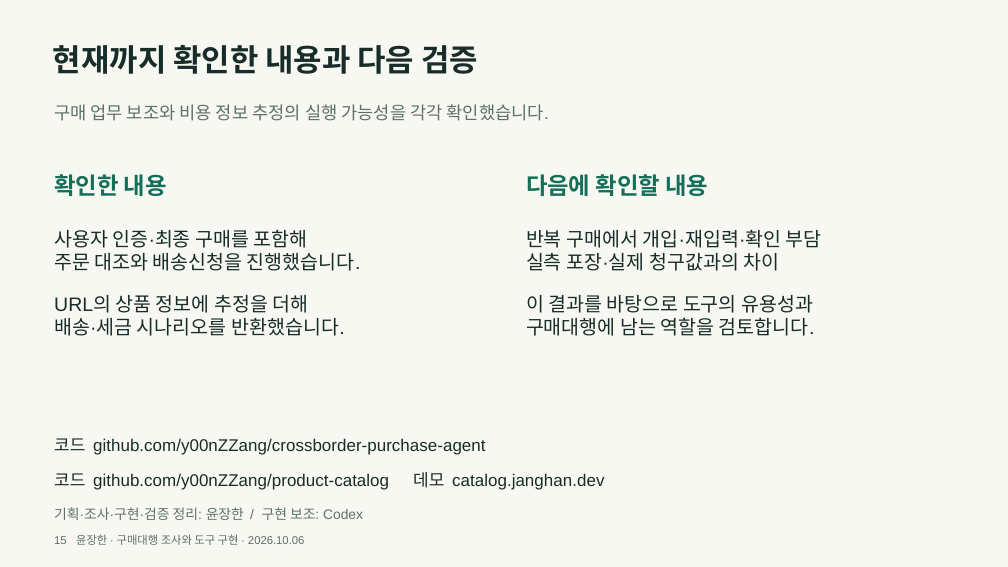
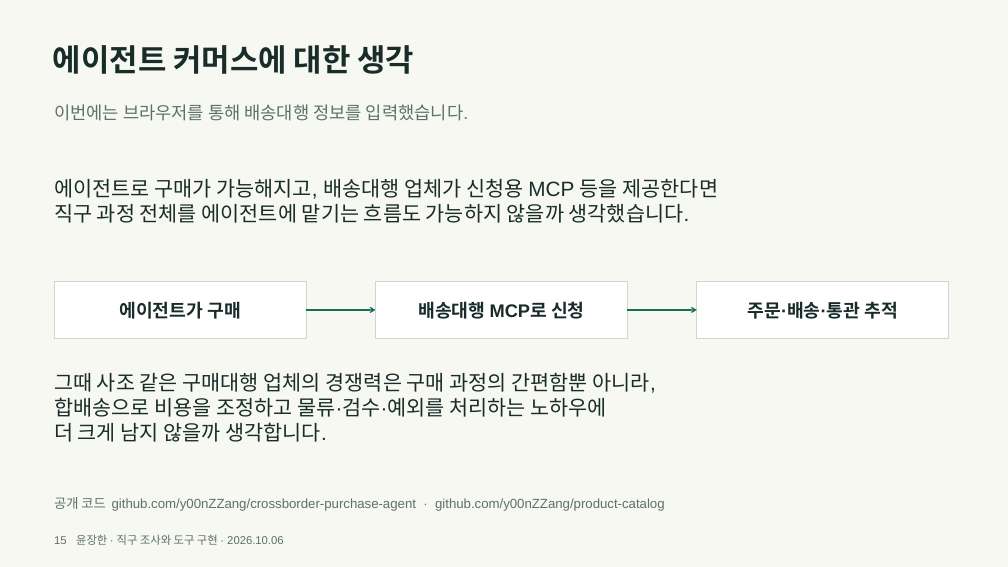
Before and after one commit to y00nZZang/crossborder-purchase-agent, a slide deck: slide 15 of portfolio/crossborder-portfolio.pptx. Drawn at 1008x567 pixels with LibreOffice and Linux fonts; fonts in the diff are those of the drawing. Boxes give left, top, right and bottom in pixels: in the first picture for what was removed or moved away, otherwise in the second. Text is boxed around its words. In the diff, an @@ line names an element or a change of style, - is before the commit and + after.

Commit message:
docs: revise direct purchase study and agent commerce perspective

```diff
--- a/portfolio/crossborder-portfolio.pptx
+++ b/portfolio/crossborder-portfolio.pptx
@@ text at [53, 45, 415, 74]: text changed @@
-현재까지 확인한 내용과 다음 검증
+에이전트 커머스에 대한 생각
@@ text at [54, 104, 468, 121]: text changed @@
-구매 업무 보조와 비용 정보 추정의 실행 가능성을 각각 확인했습니다.
+이번에는 브라우저를 통해 배송대행 정보를 입력했습니다.
@@ text at [54, 178, 718, 223]: text changed; size 27.8 to 24.8 pt; text colour #156E58 to #182C29; bold off @@
-확인한 내용
+에이전트로 구매가 가능해지고, 배송대행 업체가 신청용 MCP 등을 제공한다면
+직구 과정 전체를 에이전트에 맡기는 흐름도 가능하지 않을까 생각했습니다.
@@ text removed at [526, 174, 708, 196] @@
-다음에 확인할 내용
@@ text removed at [54, 229, 361, 336] @@
-사용자 인증·최종 구매를 포함해
-주문 대조와 배송신청을 진행했습니다.
-URL의 상품 정보에 추정을 더해
-배송·세금 시나리오를 반환했습니다.
@@ text removed at [526, 229, 822, 336] @@
-반복 구매에서 개입·재입력·확인 부담
-실측 포장·실제 청구값과의 차이
-이 결과를 바탕으로 도구의 유용성과
-구매대행에 남는 역할을 검토합니다.
@@ rectangle added at [54, 282, 307, 339], fill #FFFFFF, outline #CCD7D0 0.75 pt, 21.8 pt, text #182C29, bold @@
+에이전트가 구매
@@ rectangle added at [376, 282, 628, 339], fill #FFFFFF, outline #CCD7D0 0.75 pt, 21.8 pt, text #182C29, bold @@
+배송대행 MCP로 신청
@@ rectangle added at [697, 282, 949, 339], fill #FFFFFF, outline #CCD7D0 0.75 pt, 21.8 pt, text #182C29, bold @@
+주문·배송·통관 추적
@@ arrow added from (306, 310) to (376, 310), #156E58 1.5 pt @@
@@ arrow added from (628, 310) to (697, 310), #156E58 1.5 pt @@
@@ text at [54, 372, 656, 442]: text changed; size 16.5 to 24.8 pt; text colour #5E706B to #182C29 @@
-기획·조사·구현·검증 정리: 윤장한 / 구현 보조: Codex
+그때 사조 같은 구매대행 업체의 경쟁력은 구매 과정의 간편함뿐 아니라,
+합배송으로 비용을 조정하고 물류·검수·예외를 처리하는 노하우에
+더 크게 남지 않을까 생각합니다.
@@ text removed at [54, 472, 604, 490] @@
-코드 github.com/y00nZZang/product-catalog 데모 catalog.janghan.dev
@@ text at [54, 497, 665, 511]: text changed; size 20.2 to 15.8 pt; text colour #182C29 to #5E706B @@
-코드 github.com/y00nZZang/crossborder-purchase-agent
+공개 코드 github.com/y00nZZang/crossborder-purchase-agent · github.com/y00nZZang/product-catalog
@@ text at [54, 534, 283, 545]: text changed @@
-15 윤장한 · 구매대행 조사와 도구 구현 · 2026.10.06
+15 윤장한 · 직구 조사와 도구 구현 · 2026.10.06
```
Also in this commit, not shown: 12 other slides changed, 2 slides added, 2 slides removed, 9 other files.
